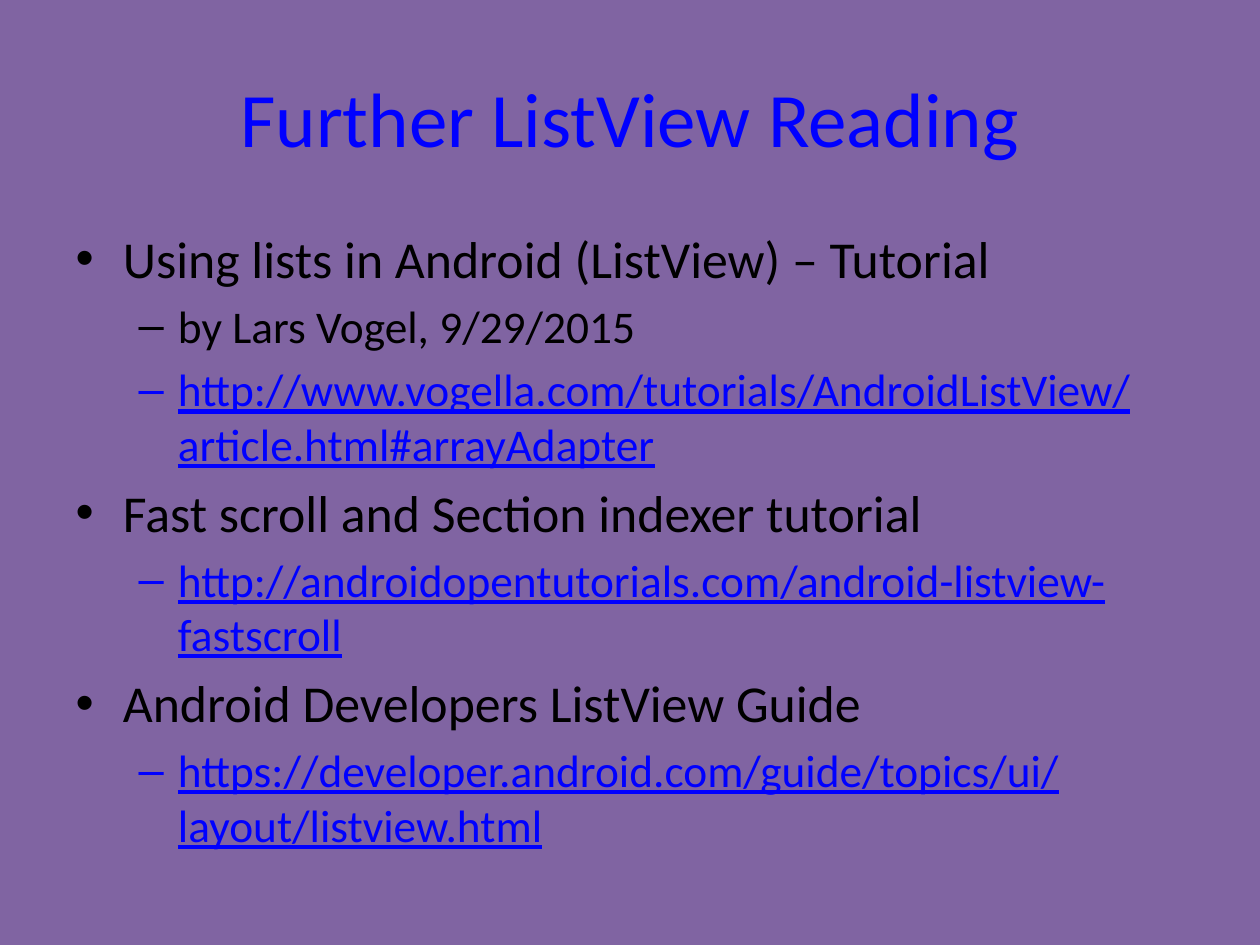
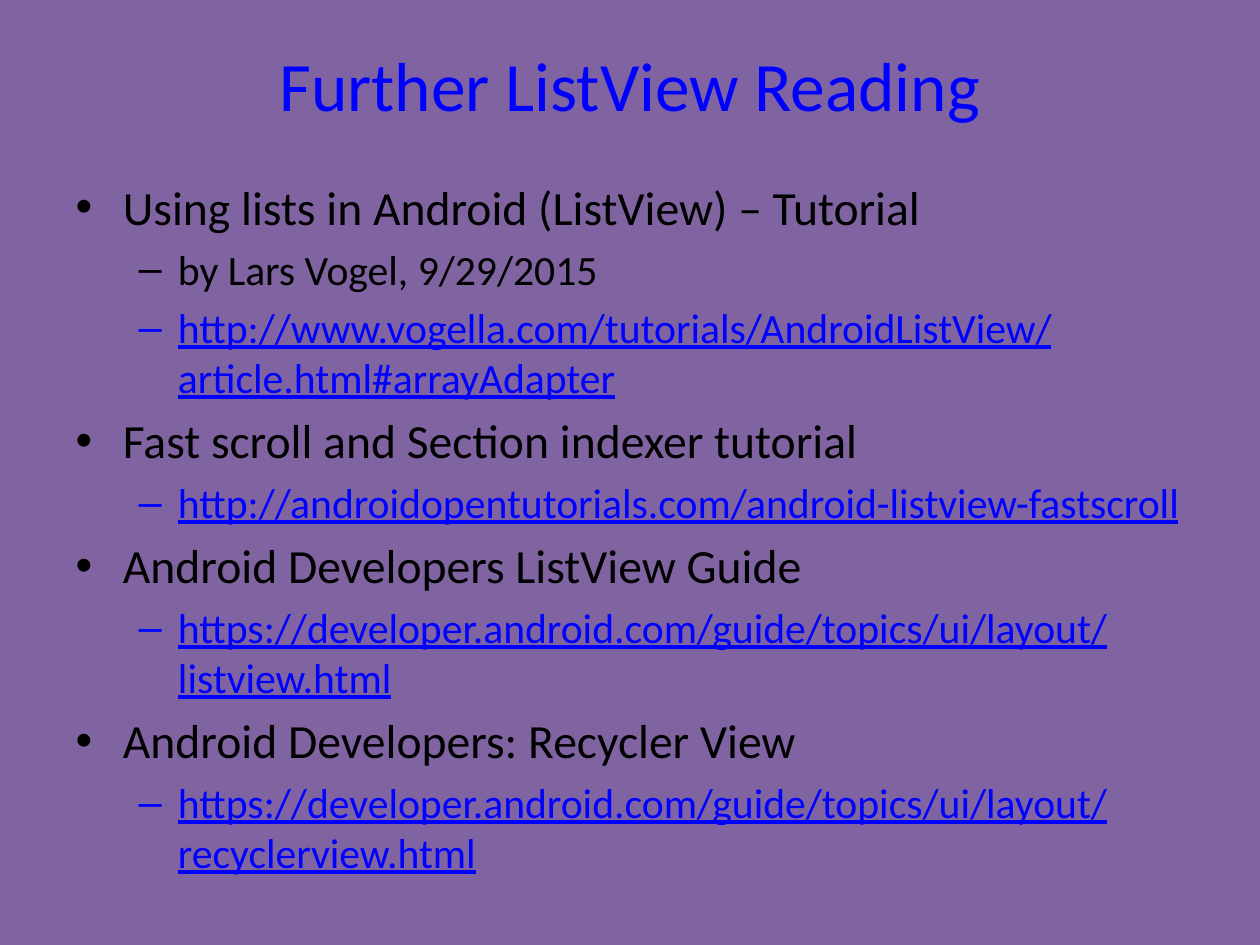
Before and after one commit to UO-CIS/CIS399Android-CourseMaterials, a slide deck: slide 23 of Notes and Slides/CIS399Wk3Day2-ListViews.pptx. Drawn at 1260x945 pixels with LibreOffice and Linux fonts; fonts in the diff are those of the drawing. Boxes give left, top, right and bottom in pixels: in the first picture for what was removed or moved away, otherwise in the second. Text is boxed around its words. In the diff, an @@ line names an element or a change of style, - is before the commit and + after.

```diff
--- a/Notes and Slides/CIS399Wk3Day2-ListViews.pptx
+++ b/Notes and Slides/CIS399Wk3Day2-ListViews.pptx
@@ title "Further ListView Reading" at [280,63,979,123]: size 44 to 39.6 pt @@
@@ text "Using lists in Android (ListView) ...": place and size @@
-text "Using lists in Android (ListView) ..." at [123,240,1130,850]
+text "Using lists in Android (ListView) ..." at [123,190,1179,825]
@@ text at [123,190,1179,699]: size 29.6 to 27.2 pt in "Using lists in Android (ListView) – Tutorial", "Fast scroll and Section indexer tutorial", "Android Developers ListView Guide"; size 25.9 to 23.8 pt in "by Lars Vogel, 9/29/2015", "http://www.vogella.com/tutorials/AndroidListView/article.htm ...", "http://androidopentutorials.com/android-listview-fastscroll", "https://developer.android.com/guide/topics/ui/layout/listvie ..." @@
@@ text at [123,725,1107,825]: paragraphs added @@
+• Android Developers: Recycler View
+  – https://developer.android.com/guide/topics/ui/layout/recyclerview.html
```
Also in this commit, not shown: 4 other slides changed, 2 other files.
